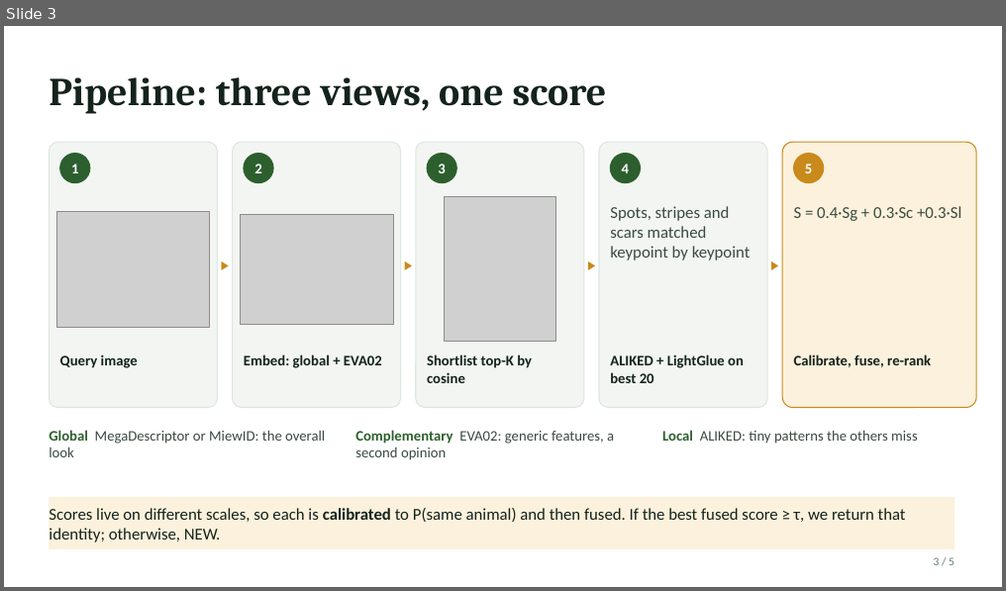
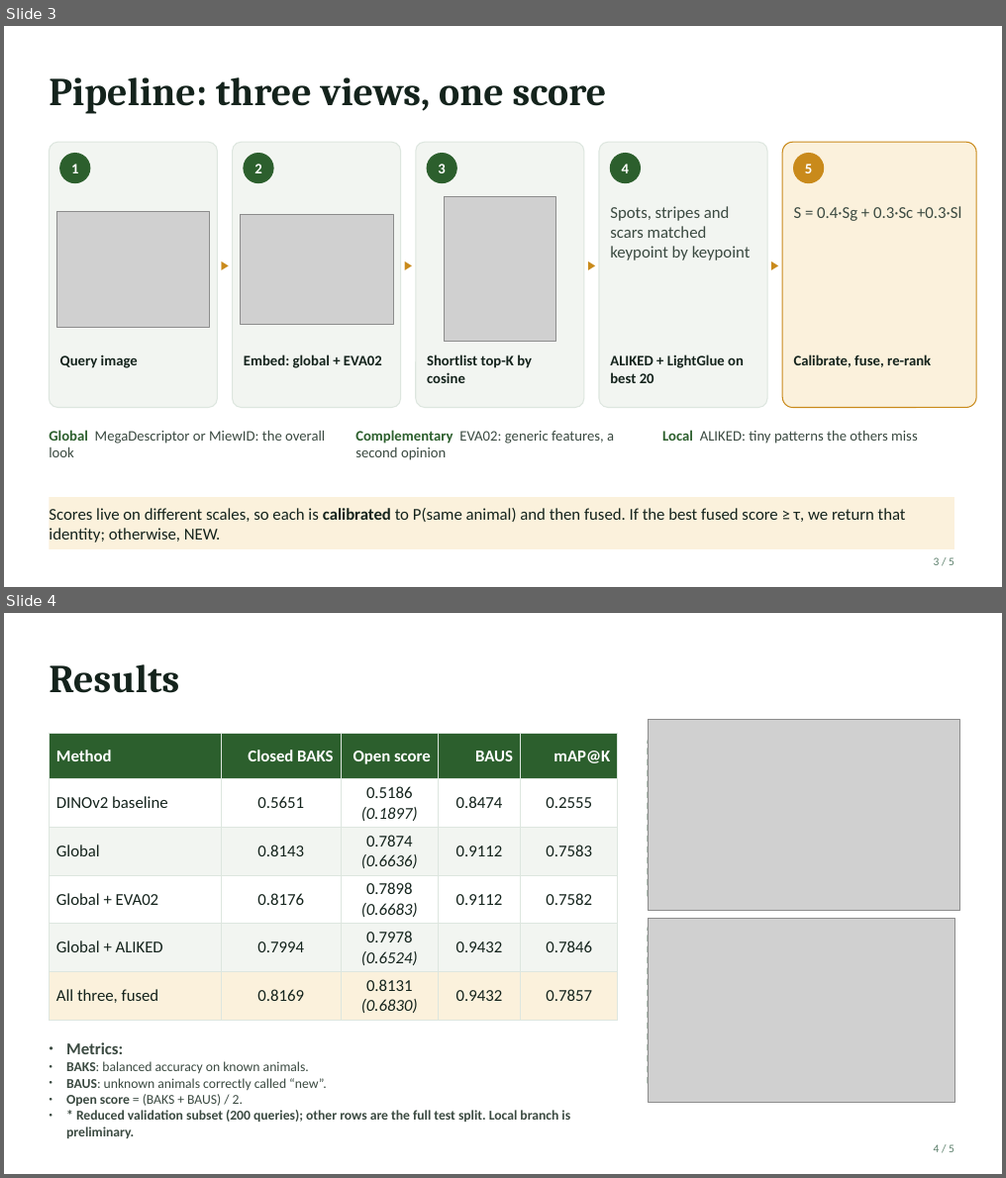
Before and after one commit to mat-tp/re-ID-wildlife10k, a slide deck: ss/PresentationSlides.pptx. Shown one above the other, each under a label of ours: slide 3 before the commit, slides 3 and 4 after it. The pictures are 1006x591 and 1006x1178 pixels, drawn with LibreOffice and Linux fonts; fonts in the diff are those of the drawing; grey boxes stand for pictures. Boxes give left, top, right and bottom in pixels: in the first picture for what was removed or moved away, otherwise in the second. Text is boxed around its words. In the diff, an @@ line names an element or a change of style, - is before the commit and + after.

Commit message:
docs(slides): update PresentationSlides with benchmark results and ignore office lock files

```diff
--- a/ss/PresentationSlides.pptx
+++ b/ss/PresentationSlides.pptx
@@ slide 4 added at box(4, 613, 1002, 1174), background #FFFFFF @@
@@ text added at box(49, 664, 179, 693), 38 pt, text #14231C, bold @@
+Results
@@ picture added at box(648, 720, 960, 911) @@
@@ table added at box(49, 733, 618, 1017), 6 rows, 5 columns @@
+Method | Closed BAKS | Open score | BAUS | mAP@K
+DINOv2 baseline | 0.5651 | 0.5186 (0.1897) | 0.8474 | 0.2555
+Global | 0.8143 | 0.7874 (0.6636) | 0.9112 | 0.7583
+Global + EVA02 | 0.8176 | 0.7898 (0.6683) | 0.9112 | 0.7582
+Global + ALIKED | 0.7994 | 0.7978 (0.6524) | 0.9432 | 0.7846
+All three, fused | 0.8169 | 0.8131 (0.6830) | 0.9432 | 0.7857
@@ rounded rectangle added at box(648, 733, 954, 905), fill #FFFFFF, outline #8FA698 1.5 pt dashed @@
@@ rounded rectangle added at box(648, 920, 954, 1092), fill #FFFFFF, outline #8FA698 1.5 pt dashed @@
@@ picture added at box(648, 919, 954, 1103) @@
@@ text added at box(66, 1043, 570, 1139), 13 pt, text #3B4A41, bold @@
+● Metrics:
+● BAKS: balanced accuracy on known animals.
+● BAUS: unknown animals correctly called “new”.
+● Open score = (BAKS + BAUS) / 2.
+● * Reduced validation subset (200 queries); other rows are the full test split. Local branch is preliminary.
@@ text added at box(934, 1145, 954, 1153), 11 pt, text #5B7F6B @@
+4 / 5
```
Also in this commit, not shown: 1 slide removed, 1 other file.
